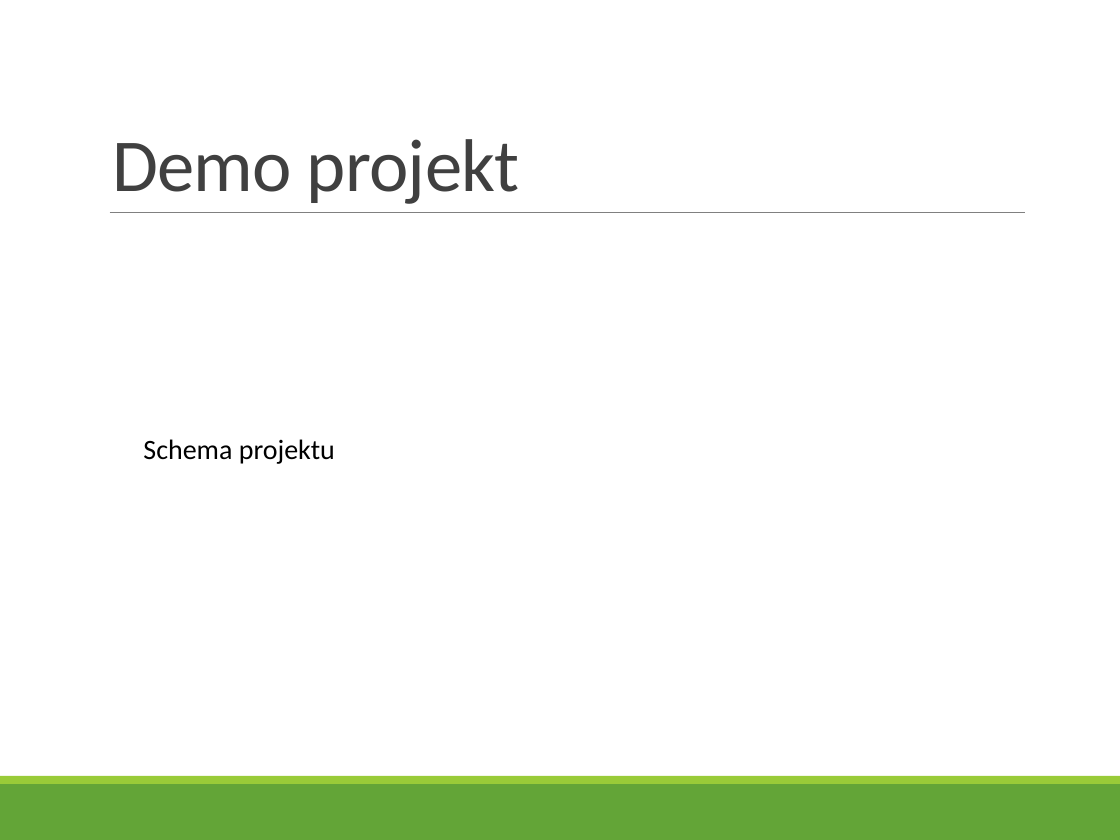
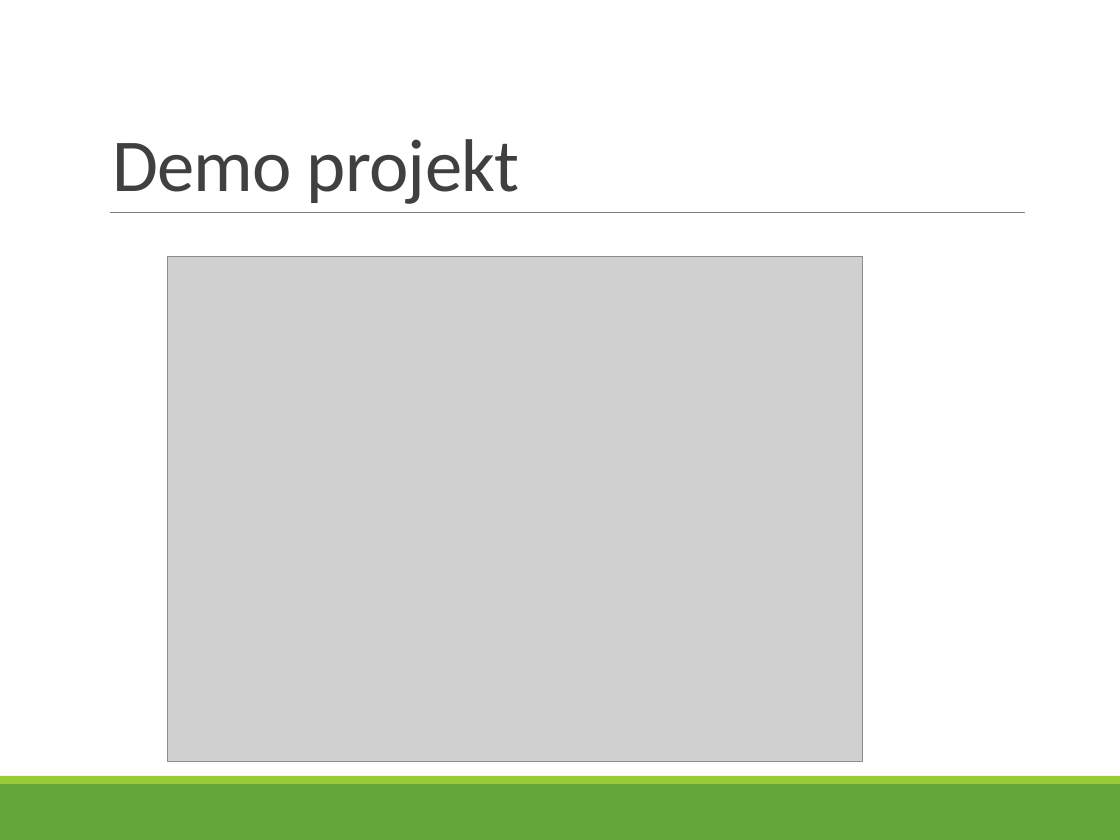
Before and after one commit to ppatrik/DiplomovaPraca, a slide deck: slide 4 of Prezentacie/prezentacia.pptx. Drawn at 1120x840 pixels with LibreOffice and Linux fonts; fonts in the diff are those of the drawing; grey boxes stand for pictures. Boxes give left, top, right and bottom in pixels: in the first picture for what was removed or moved away, otherwise in the second. Text is boxed around its words. In the diff, an @@ line names an element or a change of style, - is before the commit and + after.

```diff
--- a/Prezentacie/prezentacia.pptx
+++ b/Prezentacie/prezentacia.pptx
@@ picture added at (167,256,862,762) @@
@@ text removed at (143,439,335,464) @@
-Schema projektu
```
Also in this commit, not shown: 7 other slides changed, 1 slide added, 2 other files.
